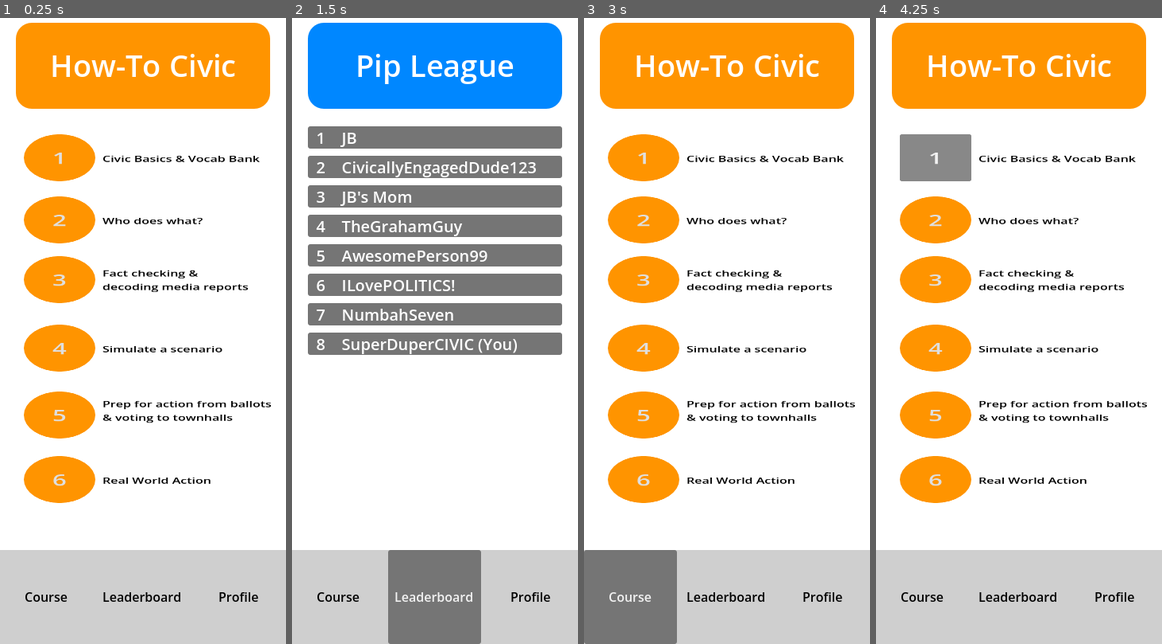
Above: before the commit, frames 1-4 (left to right).
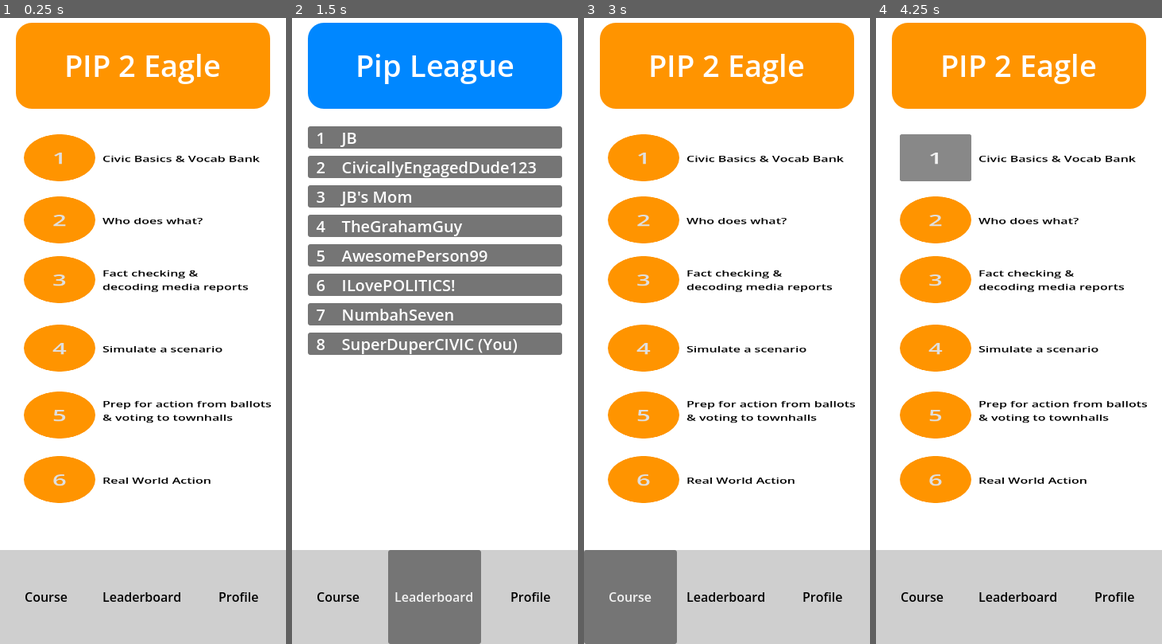
Above: after the commit, the same moments.

Repository: lyhottag13/principled-innovation
Game: Godot game, scene res://control.tscn
The game is run twice, just before and just after one commit, with the same random seed, the same clock (stepped at 60 frames per second) and the same inputs.
Inputs:
- Up to frame 1 (0.25 s): no input
- Up to frame 2 (1.5 s): click "Course" at 0.5 s; click "Leaderboard" at 1.25 s
- Up to frame 3 (3 s): click "Profile" at 2 s; click "Course" at 2.75 s
- Up to frame 4 (4.25 s): click "1" at 3.5 s

The runs differ from the first frame. In frame 1, 1.1% of the frame differs, in the area x 18-83%, y 5-11%; in frame 2, nothing differs; in frame 3, 1.1%; in frame 4, 1.1%.

Commit message:
Changed title, PIP 2 Eagle

Diff:
--- a/control.tscn
+++ b/control.tscn
@@ -132,7 +132,7 @@
 size_flags_vertical = 1
 theme_override_font_sizes/font_size = 38
 theme_override_styles/normal = SubResource("StyleBoxFlat_yf5fn")
-text = "How-To Civic"
+text = "PIP 2 Eagle"
 horizontal_alignment = 1
 vertical_alignment = 1
 
Not shown, changed: docs/index.pck
